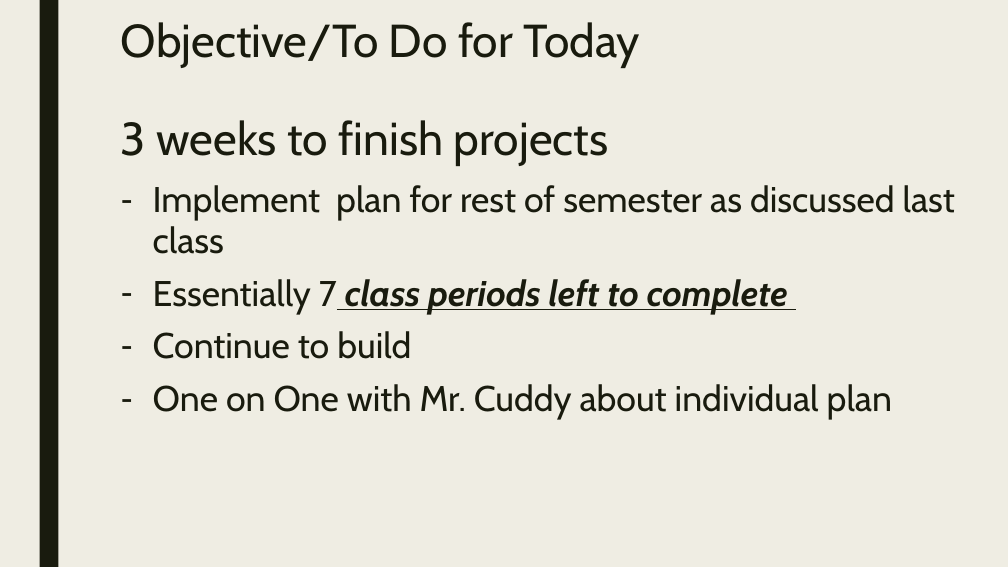
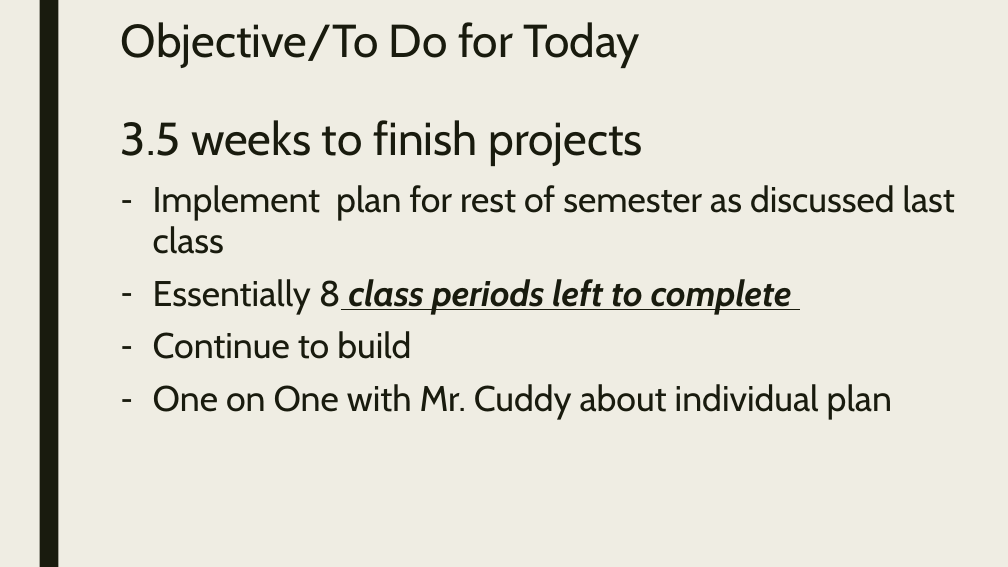
Before and after one commit to codecuddy/math_analysis, a slide deck: slide 3 of 2nd Semester/MathAnalysis_Day_069 Summative Conversation, Continue Project (Day 19).pptx. Drawn at 1008x567 pixels with LibreOffice and Linux fonts; fonts in the diff are those of the drawing. Boxes give left, top, right and bottom in pixels: in the first picture for what was removed or moved away, otherwise in the second. Text is boxed around its words. In the diff, an @@ line names an element or a change of style, - is before the commit and + after.

```diff
--- a/2nd Semester/MathAnalysis_Day_069 Summative Conversation, Continue Project (Day 19).pptx
+++ b/2nd Semester/MathAnalysis_Day_069 Summative Conversation, Continue Project (Day 19).pptx
@@ title at bbox=[121, 22, 642, 166]: text changed @@
-Objective/To Do for Today
-3 weeks to finish projects
+Objective/To Do for Today
+3.5 weeks to finish projects
@@ text at bbox=[153, 279, 792, 314]: text changed @@
-– Essentially 7 class periods left to complete
+– Essentially 8 class periods left to complete
```
Also in this commit, not shown: 1 other slide changed, 2 other files.
